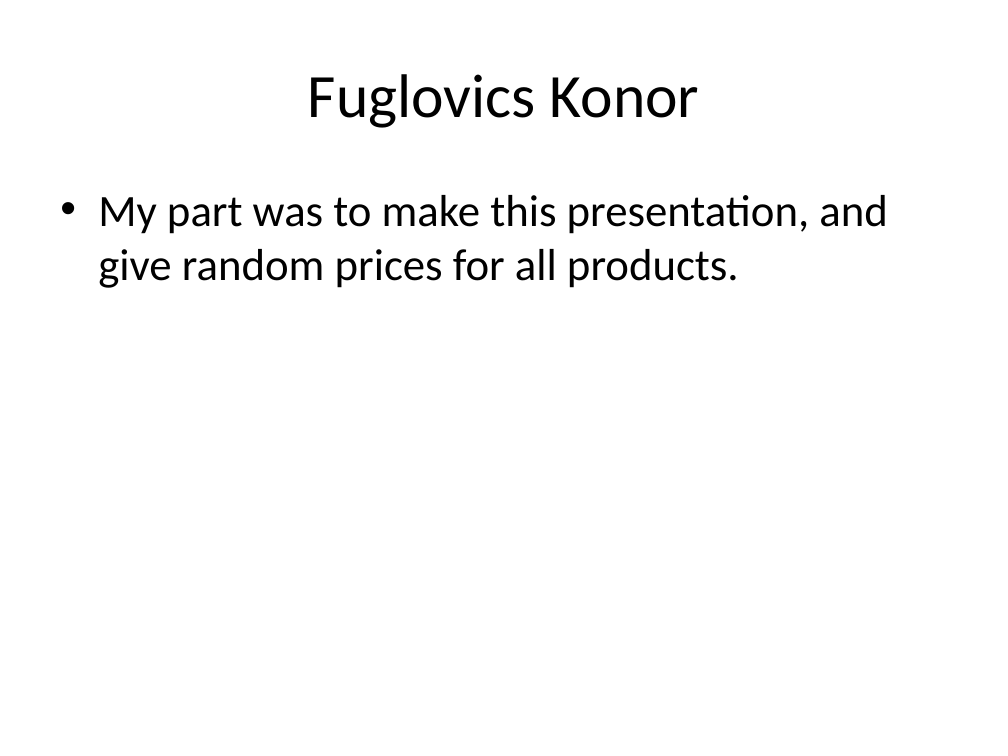
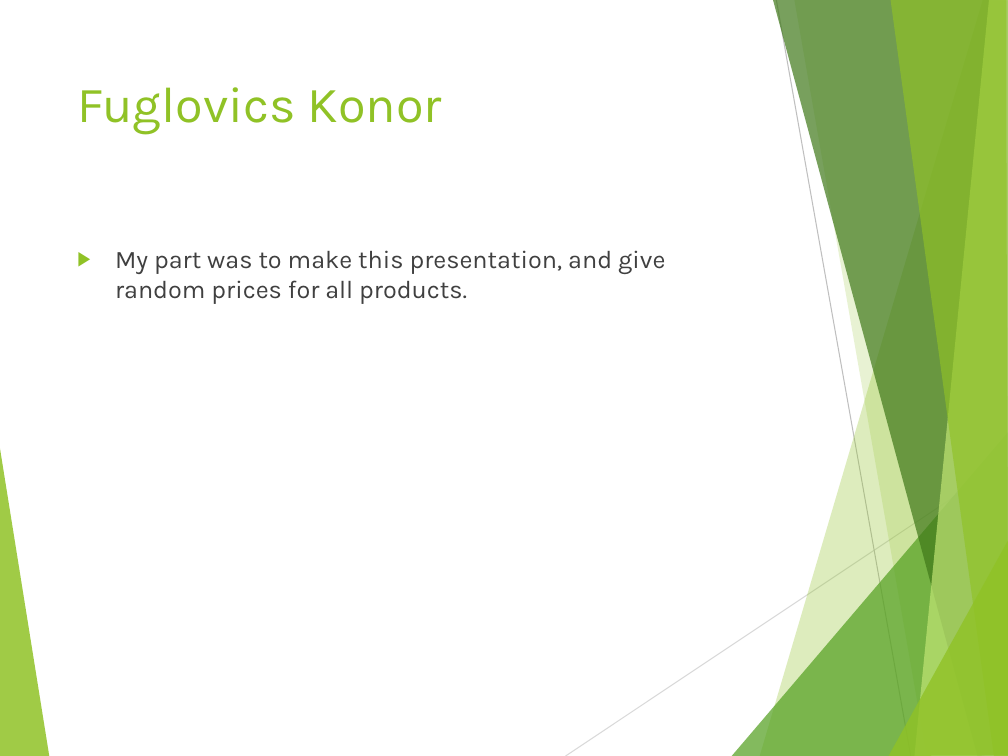
Before and after one commit to Gabi4555/Vizsga_Project, a slide deck: slide 4 of Szoftverfejlesztő- és tesztelő vizsgaremek angol.pptx. Drawn at 1008x756 pixels with LibreOffice and Linux fonts; fonts in the diff are those of the drawing. Boxes give left, top, right and bottom in pixels: in the first picture for what was removed or moved away, otherwise in the second. Text is boxed around its words. In the diff, an @@ line names an element or a change of style, - is before the commit and + after.

```diff
--- a/Szoftverfejlesztő- és tesztelő vizsgaremek angol.pptx
+++ b/Szoftverfejlesztő- és tesztelő vizsgaremek angol.pptx
@@ title "Fuglovics Konor": place and size @@
-title "Fuglovics Konor" at box(308, 74, 700, 128)
+title "Fuglovics Konor" at box(77, 87, 442, 135)
@@ title "Fuglovics Konor" at box(77, 87, 442, 135): size 44 to 36 pt, font Calibri to Karla, text colour #000000 to #90C226; alignment centre to left; vertical alignment middle to top @@
@@ text "My part was to make ...": place and size @@
-text "My part was to make ..." at box(98, 195, 888, 288)
+text "My part was to make ..." at box(115, 250, 665, 304)
@@ text "My part was to make ..." at box(115, 250, 665, 304): size 32 to 18 pt, font Calibri to Karla, text colour #000000 to #404040; bullet • to ▶; more space between paragraphs @@
@@ group added at box(0, 0, 1008, 756): 8 freeform shapes, 2 lines @@
```
Also in this commit, not shown: 11 other slides changed, 1 other file.
